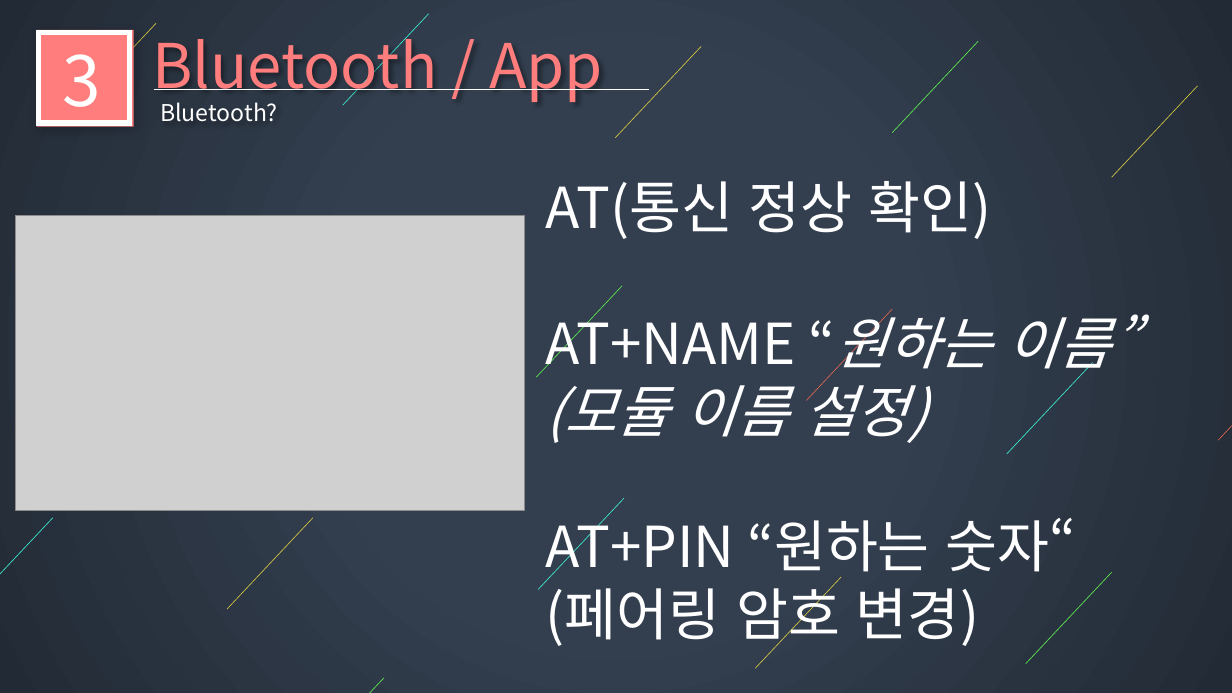
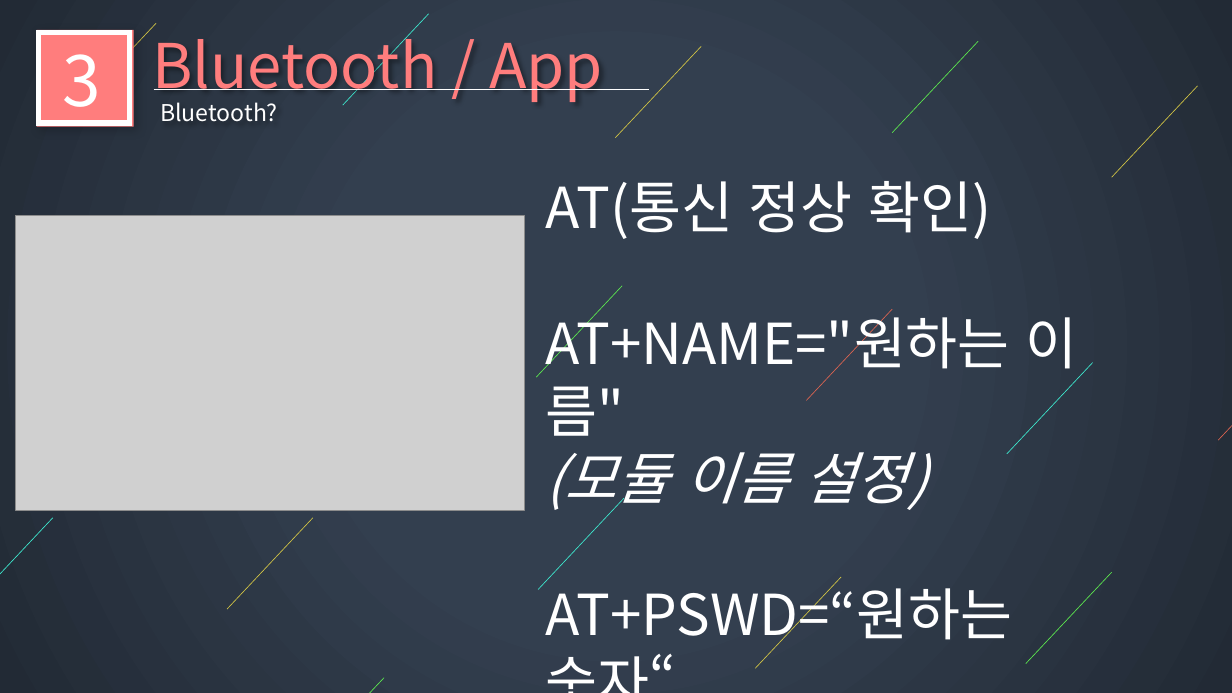
Before and after one commit to I-got-new-RC-car-bro/LecturePlan, a slide deck: slide 19 of lecture_plan/6차시/presentation/6차시 ppt.pptx. Drawn at 1232x693 pixels with LibreOffice and Linux fonts; fonts in the diff are those of the drawing; grey boxes stand for pictures; background and template pictures are left out. Boxes give left, top, right and bottom in pixels: in the first picture for what was removed or moved away, otherwise in the second. Text is boxed around its words. In the diff, an @@ line names an element or a change of style, - is before the commit and + after.

```diff
--- a/lecture_plan/6차시/presentation/6차시 ppt.pptx
+++ b/lecture_plan/6차시/presentation/6차시 ppt.pptx
@@ text at [545, 307, 1078, 436]: text changed @@
-AT+NAME “원하는 이름”
+AT+NAME="원하는 이름"
@@ text at [545, 578, 1012, 650]: text changed @@
-AT+PIN “원하는 숫자“
+AT+PSWD=“원하는 숫자“
```
Also in this commit, not shown: 7 other slides changed, 2 slides added, 1 slide removed, 3 other files.
